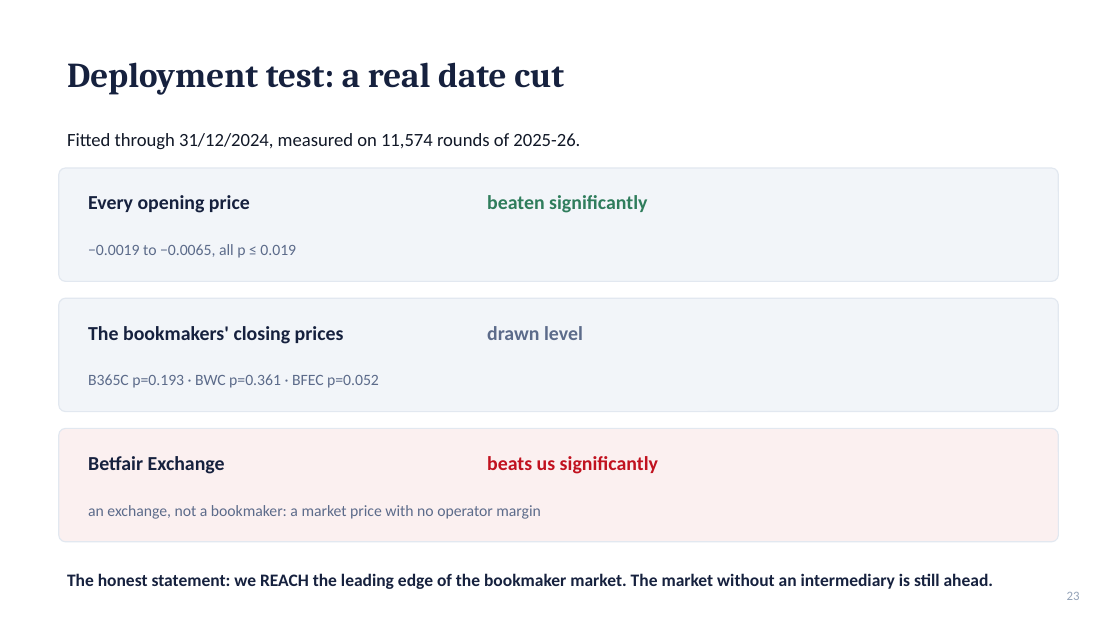
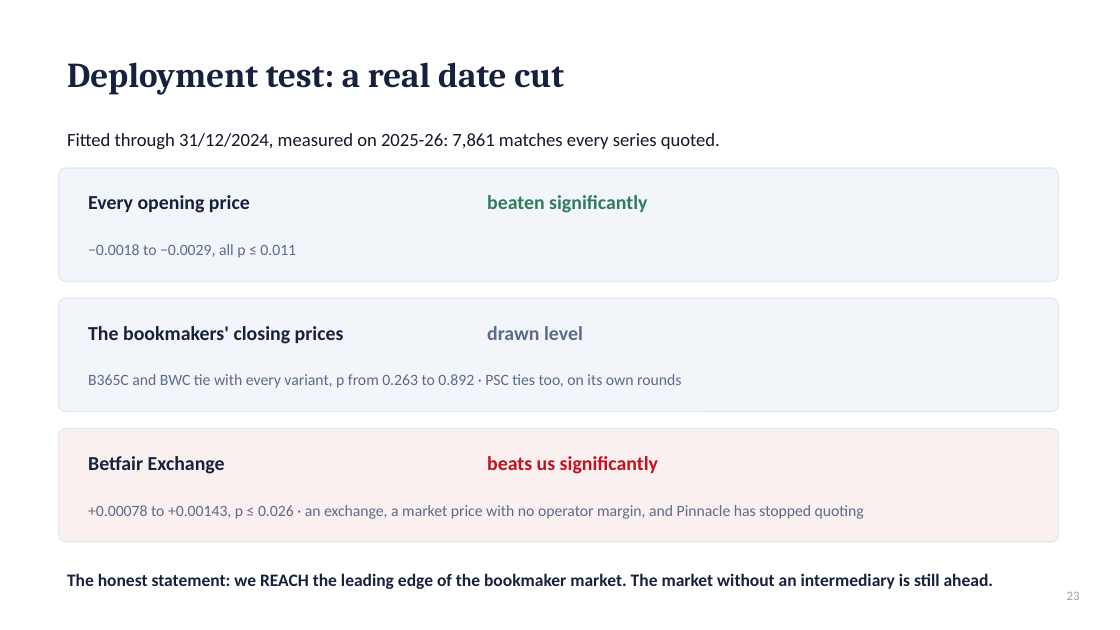
Before and after one commit to stefanos212/online-learning-betting-odds, a slide deck: slide 23 of docs/defense_presentation.pptx. Drawn at 1120x630 pixels with LibreOffice and Linux fonts; fonts in the diff are those of the drawing. Boxes give left, top, right and bottom in pixels: in the first picture for what was removed or moved away, otherwise in the second. Text is boxed around its words. In the diff, an @@ line names an element or a change of style, - is before the commit and + after.

```diff
--- a/docs/defense_presentation.pptx
+++ b/docs/defense_presentation.pptx
@@ text at (67,133,720,150): text changed @@
-Fitted through 31/12/2024, measured on 11,574 rounds of 2025-26.
+Fitted through 31/12/2024, measured on 2025-26: 7,861 matches every series quoted.
@@ text at (88,244,296,258): text changed @@
-−0.0019 to −0.0065, all p ≤ 0.019
+−0.0018 to −0.0029, all p ≤ 0.011
@@ text at (88,374,681,388): text changed @@
-B365C p=0.193 · BWC p=0.361 · BFEC p=0.052
+B365C and BWC tie with every variant, p from 0.263 to 0.892 · PSC ties too, on its own rounds
@@ text at (88,505,864,519): text changed @@
-an exchange, not a bookmaker: a market price with no operator margin
++0.00078 to +0.00143, p ≤ 0.026 · an exchange, a market price with no operator margin, and Pinnacle has stopped quoting
```
Also in this commit, not shown: 9 other slides changed, 1 slide added, 3 other files.
